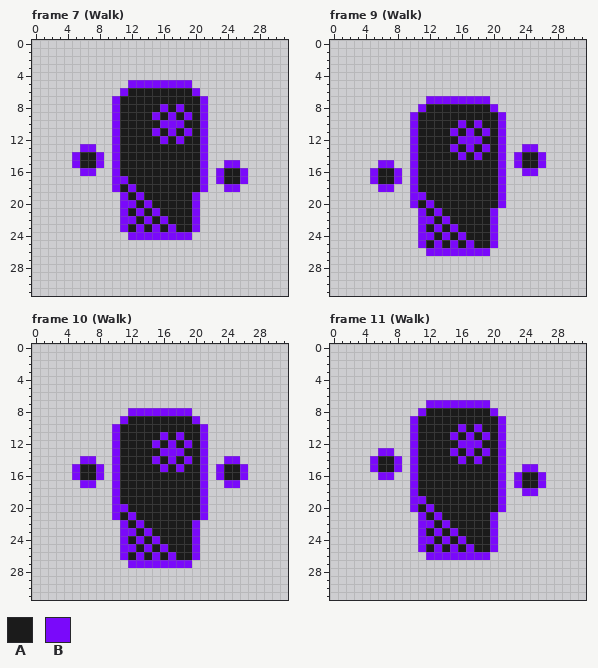
Edited in one commit: pixel-art file (sprites/aseprite/fixy.aseprite). That is the earlier state.
32x32 pixels, 15 frames. Shown: frame 7 (Walk), frame 9 (Walk), frame 10 (Walk), frame 11 (Walk). The commit also changed other frames, which this record leaves out.
Palette (. is transparent): A #1b1b1b  B #7a09fa
Pixels before, frame 7 (Walk), first column x 5:
 5 .......BBBBBBBB.......
 6 ......BAAAAAAAAB......
 7 .....BAAAAAAAAAAB.....
 8 .....BAAAAABABAAB.....
 9 .....BAAAABABABAB.....
10 .....BAAAAABBBAAB.....
11 .....BAAAABABABAB.....
12 .....BAAAAABABAAB.....
13 .BB..BAAAAAAAAAAB.....
14 BAAB.BAAAAAAAAAAB.....
15 BAAB.BAAAAAAAAAAB..BB.
16 .BB..BAAAAAAAAAAB.BAAB
17 .....BBAAAAAAAAAB.BAAB
18 .....BABAAAAAAAAB..BB.
19 ......BABAAAAAAB......
20 ......BBABAAAAAB......
21 ......BABABAAAAB......
22 ......BBABABAAAB......
23 ......BABABABAAB......
24 .......BBBBBBBB.......
Pixels before, frame 9 (Walk), first column x 5:
 7 .......BBBBBBBB.......
 8 ......BAAAAAAAAB......
 9 .....BAAAAAAAAAAB.....
10 .....BAAAAABABAAB.....
11 .....BAAAABABABAB.....
12 .....BAAAAABBBAAB.....
13 .....BAAAABABABAB..BB.
14 .....BAAAAABABAAB.BAAB
15 .BB..BAAAAAAAAAAB.BAAB
16 BAAB.BAAAAAAAAAAB..BB.
17 BAAB.BAAAAAAAAAAB.....
18 .BB..BAAAAAAAAAAB.....
19 .....BBAAAAAAAAAB.....
20 .....BABAAAAAAAAB.....
21 ......BABAAAAAAB......
22 ......BBABAAAAAB......
23 ......BABABAAAAB......
24 ......BBABABAAAB......
25 ......BABABABAAB......
26 .......BBBBBBBB.......
Pixels before, frame 10 (Walk), first column x 5:
 8 .......BBBBBBBB.......
 9 ......BAAAAAAAAB......
10 .....BAAAAAAAAAAB.....
11 .....BAAAAABABAAB.....
12 .....BAAAABABABAB.....
13 .....BAAAAABBBAAB.....
14 .BB..BAAAABABABAB..BB.
15 BAAB.BAAAAABABAAB.BAAB
16 BAAB.BAAAAAAAAAAB.BAAB
17 .BB..BAAAAAAAAAAB..BB.
18 .....BAAAAAAAAAAB.....
19 .....BAAAAAAAAAAB.....
20 .....BBAAAAAAAAAB.....
21 .....BABAAAAAAAAB.....
22 ......BABAAAAAAB......
23 ......BBABAAAAAB......
24 ......BABABAAAAB......
25 ......BBABABAAAB......
26 ......BABABABAAB......
27 .......BBBBBBBB.......
Pixels before, frame 11 (Walk), first column x 5:
 7 .......BBBBBBBB.......
 8 ......BAAAAAAAAB......
 9 .....BAAAAAAAAAAB.....
10 .....BAAAAABABAAB.....
11 .....BAAAABABABAB.....
12 .....BAAAAABBBAAB.....
13 .BB..BAAAABABABAB.....
14 BAAB.BAAAAABABAAB.....
15 BAAB.BAAAAAAAAAAB..BB.
16 .BB..BAAAAAAAAAAB.BAAB
17 .....BAAAAAAAAAAB.BAAB
18 .....BAAAAAAAAAAB..BB.
19 .....BBAAAAAAAAAB.....
20 .....BABAAAAAAAAB.....
21 ......BABAAAAAAB......
22 ......BBABAAAAAB......
23 ......BABABAAAAB......
24 ......BBABABAAAB......
25 ......BABABABAAB......
26 .......BBBBBBBB.......
New version:
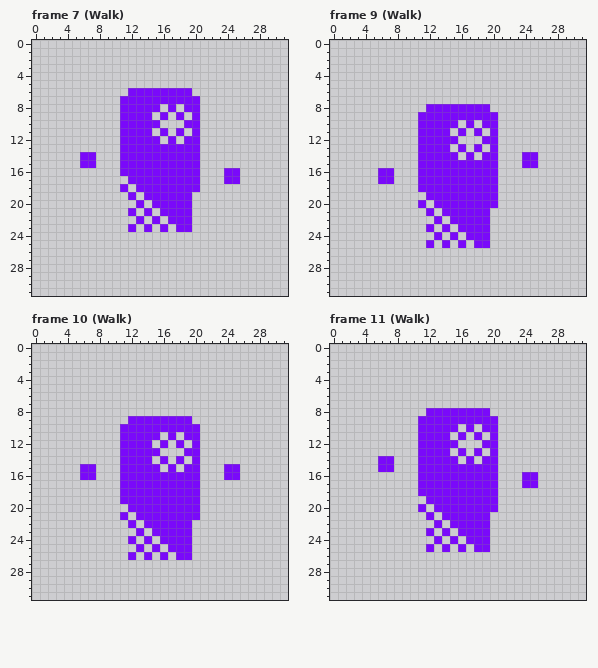
Change:
Changed rows in their new state; - is an unchanged pixel.
Frame 7 (Walk):
first column x 5:
 5 -------........-------
 6 ------.BBBBBBBB.------
 7 -----.BBBBBBBBBB.-----
 8 -----.BBBBB.B.BB.-----
 9 -----.BBBB.B.B.B.-----
10 -----.BBBBB...BB.-----
11 -----.BBBB.B.B.B.-----
12 -----.BBBBB.B.BB.-----
13 -..--.BBBBBBBBBB.-----
14 .BB.-.BBBBBBBBBB.-----
15 .BB.-.BBBBBBBBBB.--..-
16 -..--.BBBBBBBBBB.-.BB.
17 -----..BBBBBBBBB.-.BB.
18 -----.B.BBBBBBBB.--..-
19 ------.B.BBBBBB.------
20 ------..B.BBBBB.------
21 ------.B.B.BBBB.------
22 ------..B.B.BBB.------
23 ------.B.B.B.BB.------
24 -------........-------
Frame 9 (Walk):
first column x 5:
 7 -------........-------
 8 ------.BBBBBBBB.------
 9 -----.BBBBBBBBBB.-----
10 -----.BBBBB.B.BB.-----
11 -----.BBBB.B.B.B.-----
12 -----.BBBBB...BB.-----
13 -----.BBBB.B.B.B.--..-
14 -----.BBBBB.B.BB.-.BB.
15 -..--.BBBBBBBBBB.-.BB.
16 .BB.-.BBBBBBBBBB.--..-
17 .BB.-.BBBBBBBBBB.-----
18 -..--.BBBBBBBBBB.-----
19 -----..BBBBBBBBB.-----
20 -----.B.BBBBBBBB.-----
21 ------.B.BBBBBB.------
22 ------..B.BBBBB.------
23 ------.B.B.BBBB.------
24 ------..B.B.BBB.------
25 ------.B.B.B.BB.------
26 -------........-------
Frame 10 (Walk):
first column x 5:
 8 -------........-------
 9 ------.BBBBBBBB.------
10 -----.BBBBBBBBBB.-----
11 -----.BBBBB.B.BB.-----
12 -----.BBBB.B.B.B.-----
13 -----.BBBBB...BB.-----
14 -..--.BBBB.B.B.B.--..-
15 .BB.-.BBBBB.B.BB.-.BB.
16 .BB.-.BBBBBBBBBB.-.BB.
17 -..--.BBBBBBBBBB.--..-
18 -----.BBBBBBBBBB.-----
19 -----.BBBBBBBBBB.-----
20 -----..BBBBBBBBB.-----
21 -----.B.BBBBBBBB.-----
22 ------.B.BBBBBB.------
23 ------..B.BBBBB.------
24 ------.B.B.BBBB.------
25 ------..B.B.BBB.------
26 ------.B.B.B.BB.------
27 -------........-------
Frame 11 (Walk):
first column x 5:
 7 -------........-------
 8 ------.BBBBBBBB.------
 9 -----.BBBBBBBBBB.-----
10 -----.BBBBB.B.BB.-----
11 -----.BBBB.B.B.B.-----
12 -----.BBBBB...BB.-----
13 -..--.BBBB.B.B.B.-----
14 .BB.-.BBBBB.B.BB.-----
15 .BB.-.BBBBBBBBBB.--..-
16 -..--.BBBBBBBBBB.-.BB.
17 -----.BBBBBBBBBB.-.BB.
18 -----.BBBBBBBBBB.--..-
19 -----..BBBBBBBBB.-----
20 -----.B.BBBBBBBB.-----
21 ------.B.BBBBBB.------
22 ------..B.BBBBB.------
23 ------.B.B.BBBB.------
24 ------..B.B.BBB.------
25 ------.B.B.B.BB.------
26 -------........-------
Boxes around the changes in both pictures, in picture pixels (x1, y1, x2, y2):
changed: (72, 80, 248, 240)
changed: (370, 96, 546, 256)
changed: (72, 408, 248, 568)
changed: (370, 400, 546, 560)
